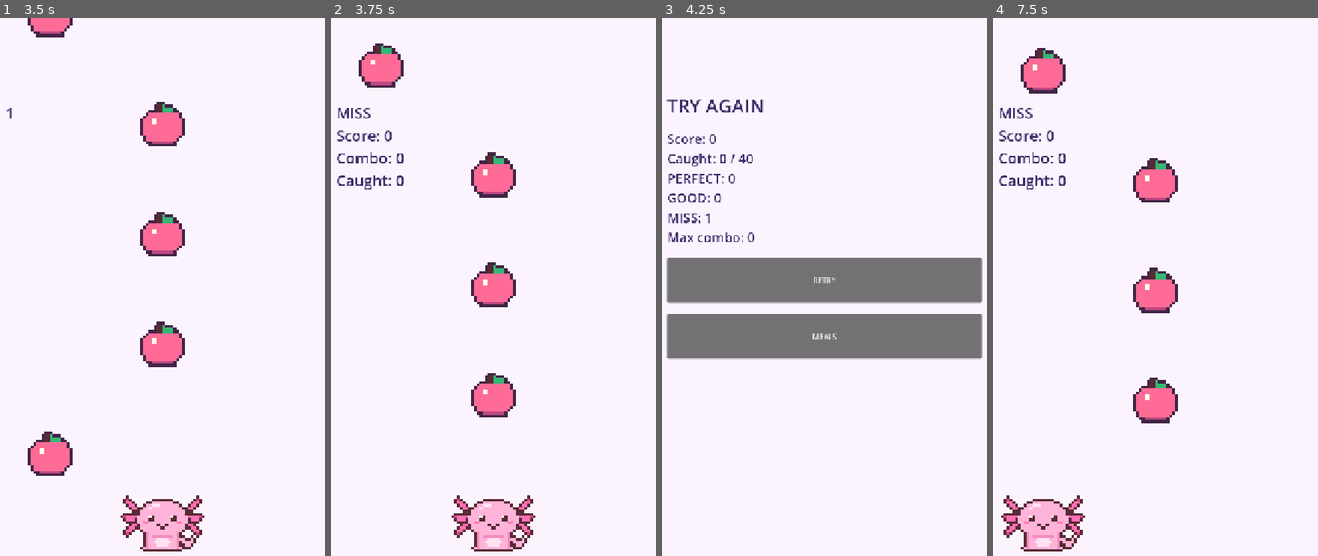
Above: before the commit, frames 1-4 (left to right).
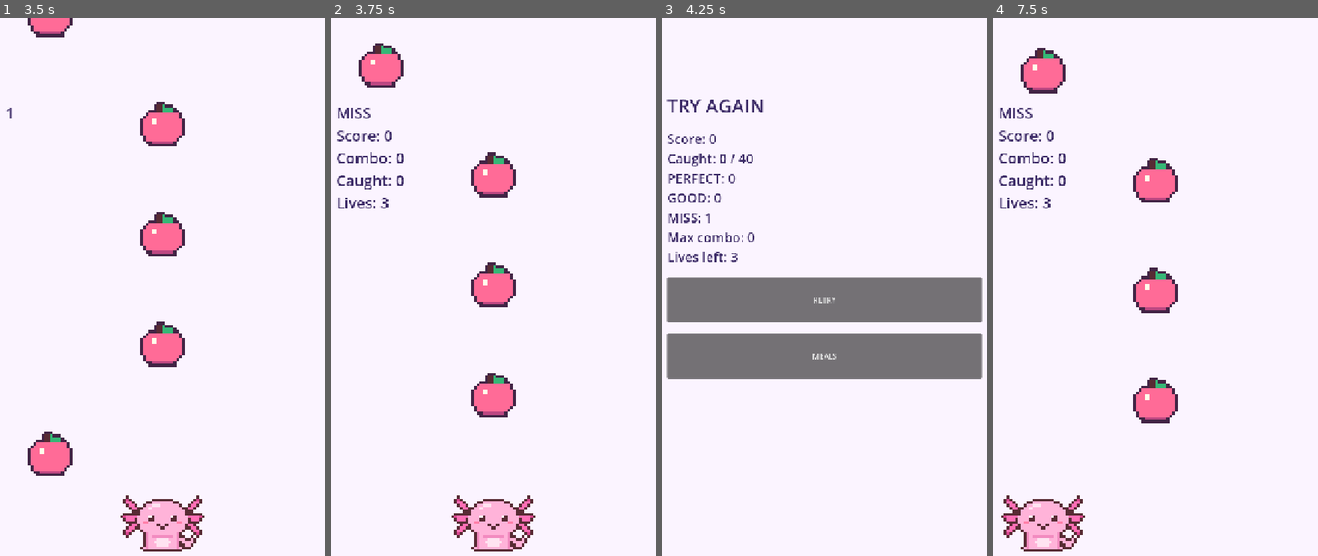
Above: after the commit, the same moments.

Repository: shzzzt/beatbites
Game: Godot game, scene res://scenes/ui/LevelSelect.tscn
Two runs of this game, one before a commit and one after it. Both use one fixed random seed, a clock stepped at 60 frames per second and the inputs below. Sound files missing from this copy of the repository are replaced by a short silence.
Inputs (mouse positions are in pixels of both pictures, inside the frame that each line leads up to):
- Up to frame 1 (3.5 s): click "Breakfast · 90 BPM" at 0.5 s; move the mouse to (237, 287) at 1.27 s; click (237, 287) at 1.42 s; drag from (94, 346) to (146, 437) at 2.02 s; move the mouse to (195, 184) at 2.77 s; click (195, 184) at 2.92 s
- Up to frame 2 (3.75 s): drag from (477, 437) to (392, 227) at 3.52 s
- Up to frame 3 (4.25 s): no input
- Up to frame 4 (7.5 s): click "RETRY" at 4.25 s; move the mouse to (1256, 405) at 5.02 s; click (1256, 405) at 5.17 s; drag from (1054, 227) to (1103, 168) at 5.77 s; move the mouse to (1171, 319) at 6.52 s; click (1171, 319) at 6.67 s; drag from (1103, 168) to (1087, 346) at 7.27 s

Frame 1 is identical in both runs. In frame 2, 0.1% of the frame differs, in the area x 1-18%, y 33-36%; in frame 3, 12%, in the area x 1-99%, y 43-68%; in frame 4, 0.1%.

Commit message:
Track and display three lives per attempt

Diff:
--- a/scenes/levels/level_03.tscn
+++ b/scenes/levels/level_03.tscn
@@ -2,18 +2,18 @@
 
 [ext_resource type="Script" uid="uid://cmln44kna2xf0" path="res://scripts/Level.gd" id="1_4wrbh"]
 [ext_resource type="PackedScene" uid="uid://kx4571higceq" path="res://scenes/actors/catcher.tscn" id="2_ps4tf"]
-[ext_resource type="AudioStream" uid="uid://bka14coub4lvv" path="res://assets/audio/music_snack.ogg" id="3_4wrbh"]
+[ext_resource type="AudioStream" uid="uid://djbh8pdub3gs1" path="res://assets/audio/music_dinner.ogg" id="3_lcxk4"]
 
-[node name="Level03" type="Node2D" unique_id=710803767]
+[node name="Level02" type="Node2D" unique_id=710803767]
 script = ExtResource("1_4wrbh")
-level_number = 3
-chart_path = "res://assets/audio/music_snack.json"
+level_number = 2
+chart_path = "res://assets/audio/music_lunch.json"
 
 [node name="Catcher" parent="." unique_id=464772695 instance=ExtResource("2_ps4tf")]
 position = Vector2(360, 1080)
 
 [node name="Music" type="AudioStreamPlayer" parent="." unique_id=1697557649]
-stream = ExtResource("3_4wrbh")
+stream = ExtResource("3_lcxk4")
 
 [node name="HUD" type="CanvasLayer" parent="." unique_id=1859559952]
 
--- a/scripts/Level.gd
+++ b/scripts/Level.gd
@@ -21,6 +21,7 @@
 var finished: bool = false # Prevent gameplay updates after the ending.
 var judgment_counts: Dictionary = {"PERFECT": 0, "GOOD": 0, "MISS": 0}
 var max_combo: int = 0 # Longest streak during this attempt.
+var lives: int = 3 # Every new attempt starts with three lives.
 
 @onready var music: AudioStreamPlayer = $Music # Find our Music child.
 @onready var output_latency: float = AudioServer.get_output_latency()
@@ -98,9 +99,9 @@
 		else:
 			score += 50 # GOOD earns fewer points.
 
-	# Update the existing label with feedback and totals.
-	judgment_label.text = "%s\nScore: %d\nCombo: %d\nCaught: %d" % [
-		result, score, combo, caught_count
+	# Show the current attempt's counters.
+	judgment_label.text = "%s\nScore: %d\nCombo: %d\nCaught: %d\nLives: %d" % [
+		result, score, combo, caught_count, lives
 	]
 
 func pitch_to_lane(midi: int) -> int:
@@ -127,7 +128,8 @@
 		"goal": TARGET_CATCHES,
 		"judgments": judgment_counts.duplicate(), # Copy the final counts.
 		"max_combo": max_combo,
-		"level_path": scene_file_path # Remember this level for Retry.
+		"level_path": scene_file_path, # Remember this level for Retry.
+		"lives": lives, # Carry remaining lives to the Result screen.
 	}
 	# Open our separate Result screen.
 	get_tree().change_scene_to_file("res://scenes/ui/result.tscn")
--- a/scripts/Result.gd
+++ b/scripts/Result.gd
@@ -31,6 +31,8 @@
 		counts["PERFECT"], counts["GOOD"], counts["MISS"], result["max_combo"]
 	]
 
+	details.text += "\nLives left: %d" % result["lives"]
+
 func _on_retry_pressed() -> void:
 	# Read the scene path saved by the previous attempt.
 	var level_path: String = str(GameState.last_result["level_path"])
